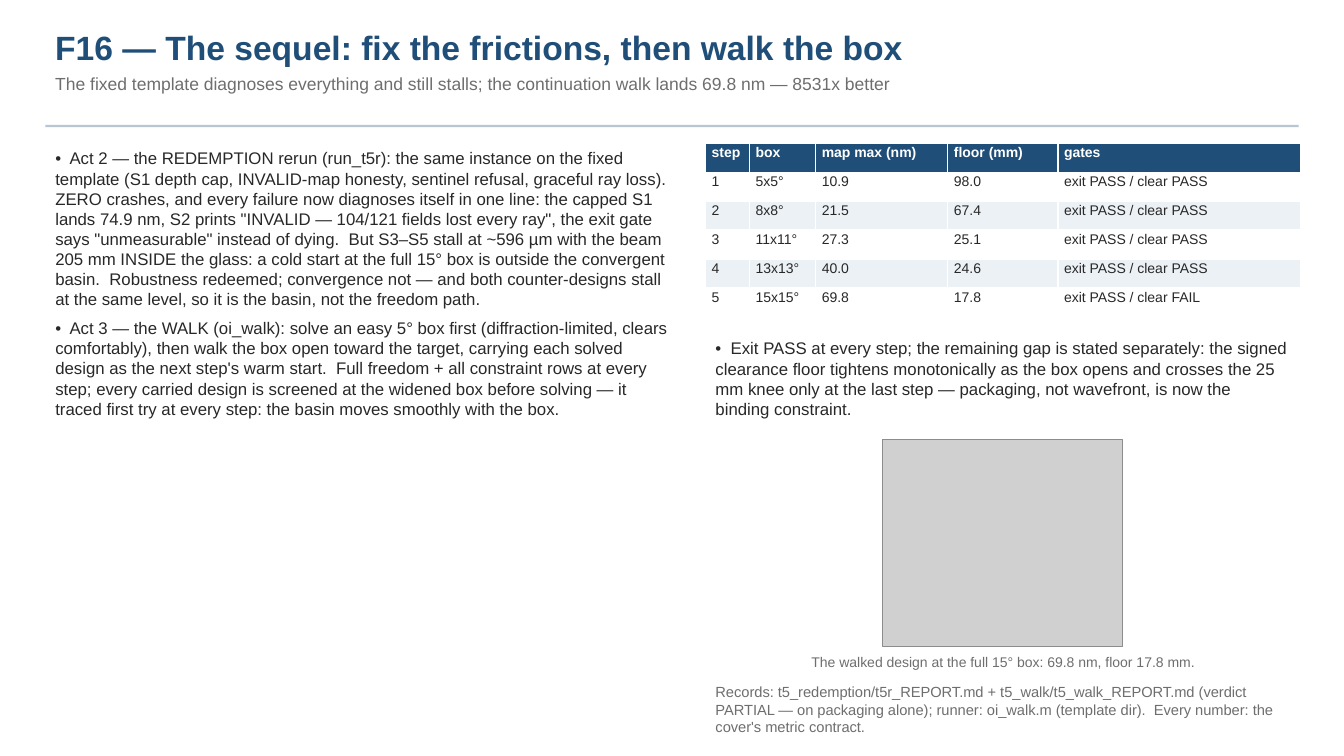
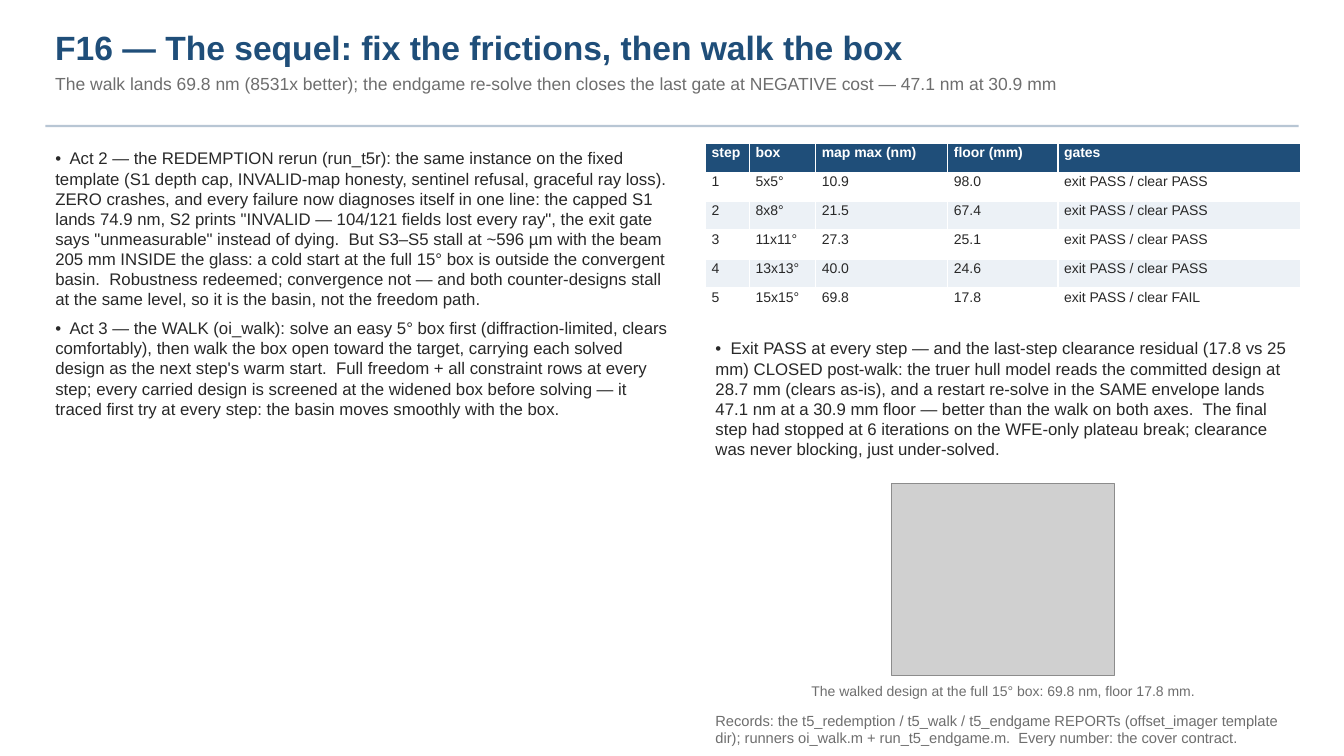
Before and after one commit to nasa-jpl/MACOS_resources, a slide deck: slide 17 of mmacos/challenges/rodgers3/deck_rodgers3_walk.pptx. Drawn at 1344x756 pixels with LibreOffice and Linux fonts; fonts in the diff are those of the drawing; grey boxes stand for pictures. Boxes give left, top, right and bottom in pixels: in the first picture for what was removed or moved away, otherwise in the second. Text is boxed around its words. In the diff, an @@ line names an element or a change of style, - is before the commit and + after.

```diff
--- a/mmacos/challenges/rodgers3/deck_rodgers3_walk.pptx
+++ b/mmacos/challenges/rodgers3/deck_rodgers3_walk.pptx
@@ text at [55, 77, 1056, 94]: text changed @@
-The fixed template diagnoses everything and still stalls; the continuation walk lands 69.8 nm — 8531x better
+The walk lands 69.8 nm (8531x better); the endgame re-solve then closes the last gate at NEGATIVE cost — 47.1 nm at 30.9 mm
@@ text at [715, 342, 1286, 459]: text changed @@
-• Exit PASS at every step; the remaining gap is stated separately: the signed clearance floor tightens monotonically as the box opens and crosses the 25 mm knee only at the last step — packaging, not wavefront, is now the binding constraint.
+• Exit PASS at every step — and the last-step clearance residual (17.8 vs 25 mm) CLOSED post-walk: the truer hull model reads the committed design at 28.7 mm (clears as-is), and a restart re-solve in the SAME envelope lands 47.1 nm at a 30.9 mm floor — better than the walk on both axes. The final step had stopped at 6 iterations on the WFE-only plateau break; clearance was never blocking, just under-solved.
@@ picture: place and size @@
-picture at [883, 440, 1123, 646]
+picture at [892, 484, 1115, 676]
@@ text "The walked design at the ...": place and size @@
-text "The walked design at the ..." at [811, 657, 1195, 670]
+text "The walked design at the ..." at [811, 686, 1195, 699]
@@ text at [715, 715, 1278, 746]: text changed @@
-Records: t5_redemption/t5r_REPORT.md + t5_walk/t5_walk_REPORT.md (verdict PARTIAL — on packaging alone); runner: oi_walk.m (template dir). Every number: the cover's metric contract.
+Records: the t5_redemption / t5_walk / t5_endgame REPORTs (offset_imager template dir); runners oi_walk.m + run_t5_endgame.m. Every number: the cover contract.
```
Also in this commit, not shown: 3 other files.
